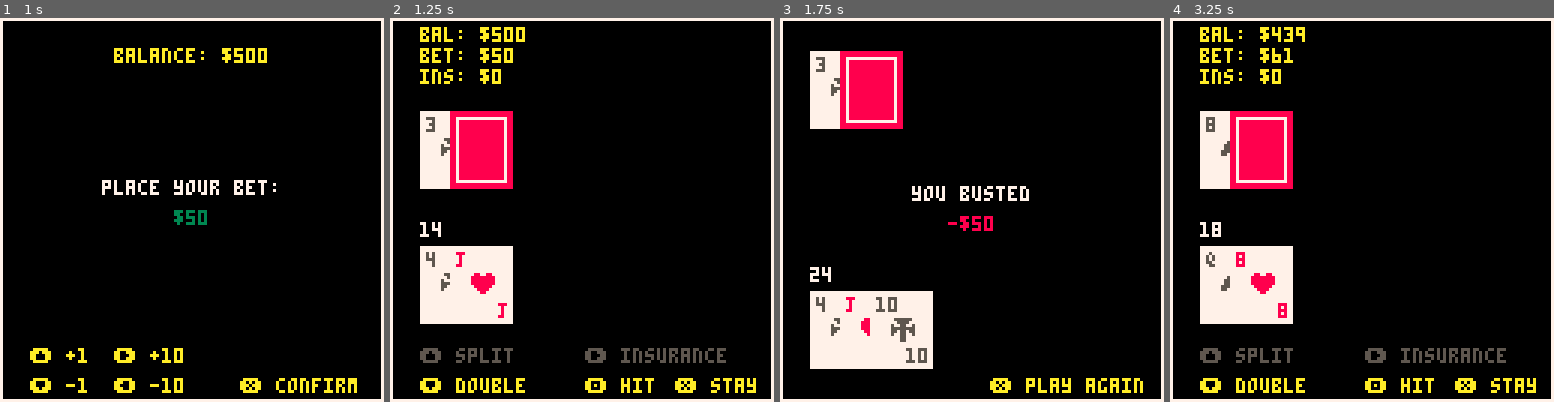
Above: before the commit, frames 1-4 (left to right).
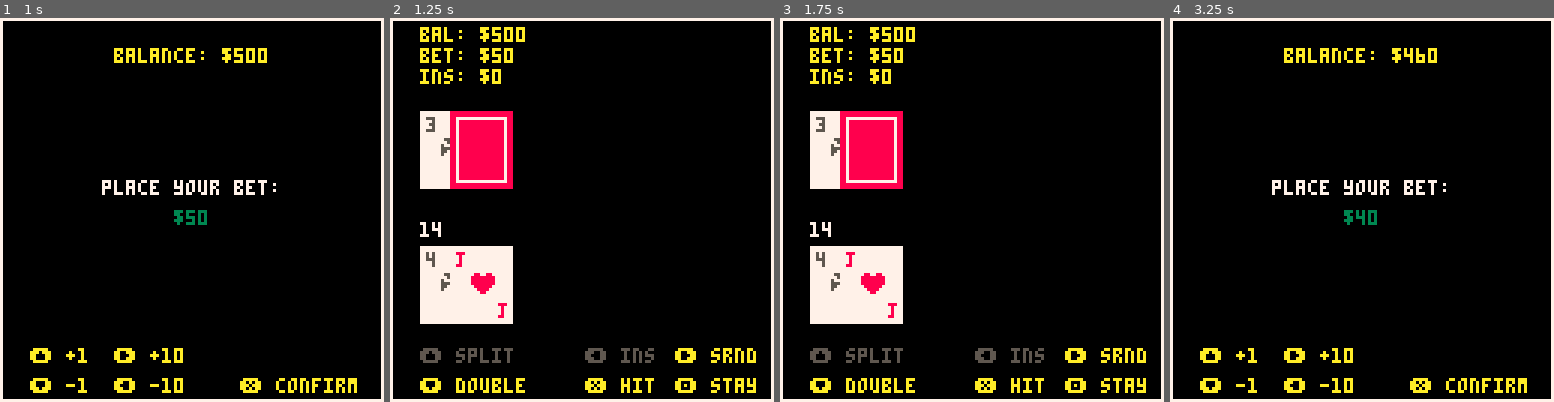
Above: after the commit, the same moments.

Repository: l4nk332/pico_blackjack
Game: PICO-8 cartridge black_jack.p8
Two runs of this game, one before a commit and one after it. Both use one fixed random seed, a clock stepped at 60 frames per second and the inputs below.
Inputs:
- Up to frame 1 (1 s): tap X (X key) at 0.33 s; tap O (Z key) at 0.7 s
- Up to frame 2 (1.25 s): tap X (X key) at 1.07 s
- Up to frame 3 (1.75 s): hold Right from 1.6 s (still down); tap O (Z key) at 1.7 s
- Up to frame 4 (3.25 s): tap X (X key) at 1.85, 2.97 s; release Right at 2.1 s; tap O (Z key) at 2.1, 2.5, 2.9 s; hold Up 2.15-2.42 s; hold Right 2.47-3.03 s; hold Left from 3.08 s (still down)

Frame 1 is identical in both runs. In frame 2, 0.7% of the frame differs, in the area x 52-96%, y 85-97%; in frame 3, 19%, in the area x 7-96%, y 2-98%; in frame 4, 15%.

Commit message:
Add ability to surrender. Also fix some issues around jumping to settlement phase too early.

Diff:
--- a/black_jack.p8
+++ b/black_jack.p8
@@ -44,6 +44,7 @@
 insurance_applies = false
 is_double_down = false
 is_split = false
+is_surrender = false
 did_win = nil
 
 -- utils
@@ -94,6 +95,10 @@
 
 function can_split()
   return (balance >= wager + insurance) and (p_hand[1].rank == p_hand[2].rank) and not is_split
+end
+
+function can_surrender()
+  return not (is_split or insurance > 0 or #p_hand > 2 or value_of_hand(p_hand) == 21)
 end
 
 
@@ -106,6 +111,7 @@
   insurance = 0
   is_double_down = false
   is_split = false
+  is_surrender = false
   dset(0, balance)
 end
 
@@ -188,15 +194,17 @@
   p_hand = temp
 end
 
-
--- TODO: Add surrender option with prompt confirming user wants to surrender hand
 function update_play_phase()
-  if btnp(4) and can_hit() then
+  if btnp(5) and can_hit() then
     add(p_hand, draw_card())
     if value_of_hand(p_hand) > 21 then
-      if is_split_remaining() then
-        swap_split()
-        add(p_hand, draw_card())
+      if is_split then
+        if is_split_remaining() then
+          swap_split()
+          add(p_hand, draw_card())
+        elseif value_of_hand(p_hand) <= 21 or value_of_hand(s_hand) <= 21 then
+          phase = all_phases['dealer_play']
+        end
       else
         phase = all_phases['settlement']
       end
@@ -205,22 +213,37 @@
     is_double_down = true
     double_wager()
     add(p_hand, draw_card())
-    phase = all_phases['settlement']
-  elseif btnp(1) and can_insure() then
+    if value_of_hand(p_hand) > 21 then
+      phase = all_phases['settlement']
+    else
+      phase = all_phases['dealer_play']
+    end
+  elseif btnp(0) and can_insure() then
     add_insurance()
+  elseif btnp(1) and can_surrender() then
+    is_surrender = true
   elseif btnp(2) and can_split() then
     is_split = true
     s_hand = {p_hand[2]}
     p_hand = {p_hand[1]}
     add(p_hand, draw_card())
     double_wager()
-  elseif btnp(5) then
+  elseif btnp(4) then
     if is_split_remaining() then
       swap_split()
       add(p_hand, draw_card())
     else
       phase = all_phases['dealer_play']
     end
+  end
+end
+
+function update_surrender()
+  if btnp(4) then
+    is_surrender = false
+  elseif btnp(5) then
+    balance -= ceil(wager / 2)
+    reset_play()
   end
 end
 
@@ -288,6 +311,8 @@
 function _update()
   if btnp(5) and not game_started then
     game_started = true
+  elseif is_surrender then
+    update_surrender()
   else
     update_phase()
   end
@@ -413,15 +438,21 @@
     insurance_clr = 5
   end
 
+  local srndr_clr = opt_ctl_clr
+  if not can_surrender() then
+    srndr_clr = 5
+  end
+
   local hit_clr = 10
   if not can_hit() then hit_clr = 5 end
 
   render_funds()
   print('⬆️ split', 10, 110, split_clr)
   print('⬇️ double', 10, 120, double_clr)
-  print('➡️ insurance', 65, 110, insurance_clr)
-  print('🅾️ hit', 65, 120, hit_clr)
-  print('❎ stay', 95, 120, 10)
+  print('⬅️ ins', 65, 110, insurance_clr)
+  print('➡️ srnd', 95, 110, srndr_clr)
+  print('❎ hit', 65, 120, hit_clr)
+  print('🅾️ stay', 95, 120, 10)
 end
 
 
@@ -513,7 +544,7 @@
     amt_str = '-$'..tostr(wager_amt + insurance_amt)
   end
 
-  if insurance_applies and insurance > 0 then
+  if did_win == false and insurance_applies and insurance > 0 then
     result_clr = 7
     amt_str = "$0 - insured"
   end
@@ -553,12 +584,28 @@
   elseif phase == all_phases['settlement'] then render_settlement_phase() end
 end
 
+function render_surrender()
+  local title = 'surrender?'
+  local text = 'you will lose half your wager'
+  local wager_amt = '-$'..tostr(ceil(wager / 2))
+
+  print(title, hcenter(title), vcenter() - 15, 7)
+  print(text, hcenter(text), vcenter() - 5, 7)
+  print(wager_amt, hcenter(wager_amt), vcenter() + 5, 8)
+  print('❎ yes', 65, 120, 10)
+  print('🅾️ no', 95, 120, 10)
+end
+
 function _draw()
   cls()
   rect(0,0,127,127,7)
 
   if (game_started) then
-    render_phase()
+    if is_surrender then
+      render_surrender()
+    else
+      render_phase()
+    end
   else
     init_screen()
   end
